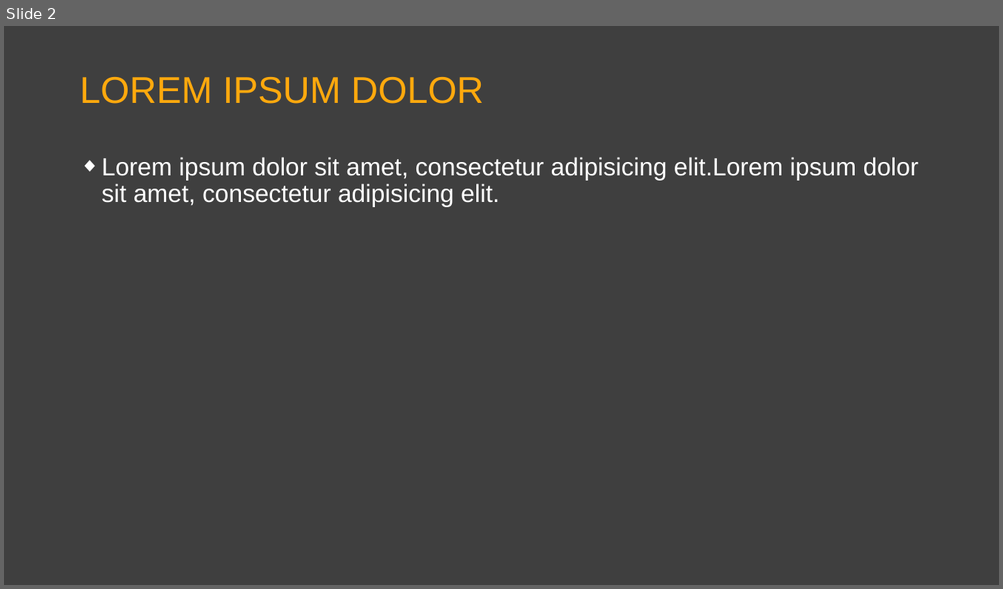
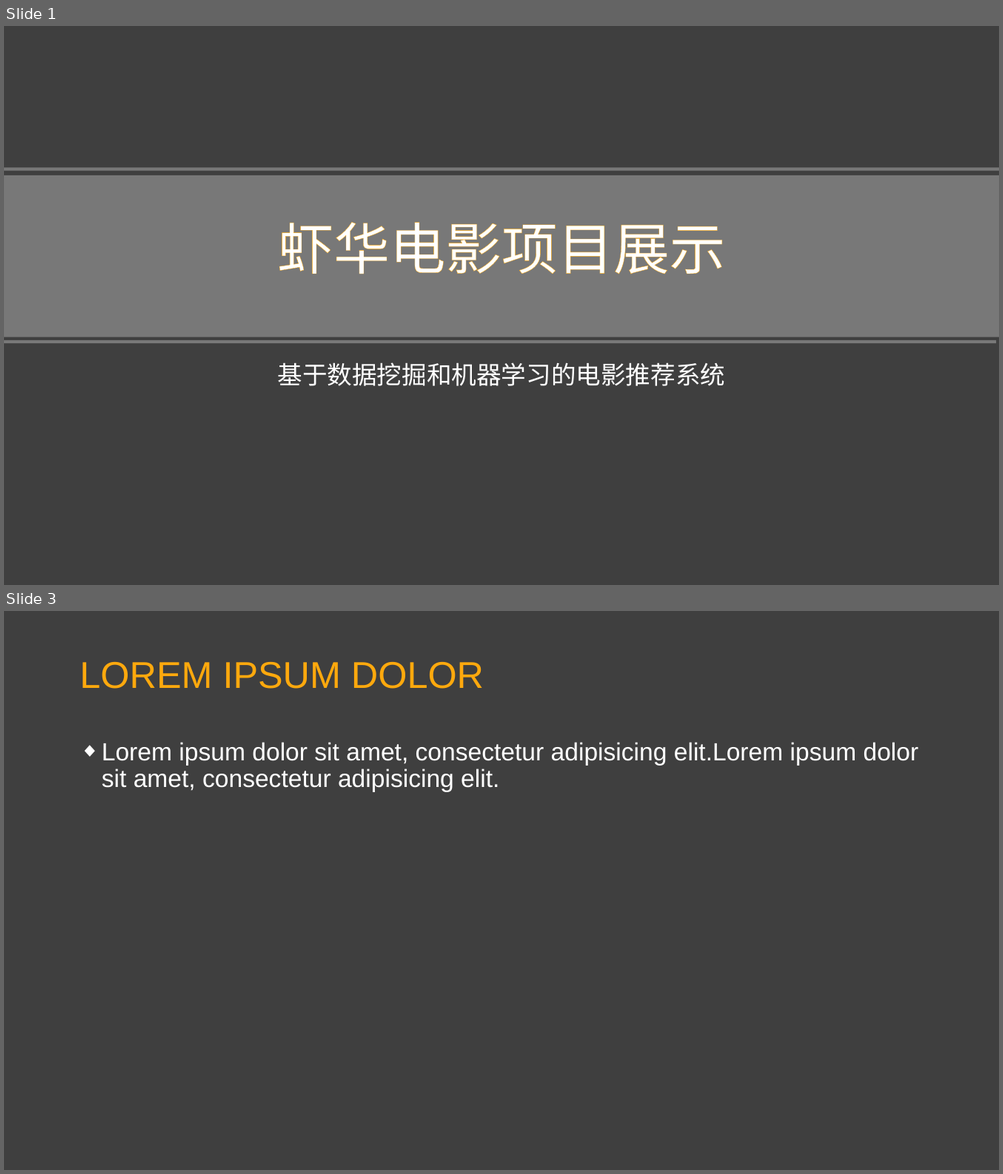
Before and after one commit to bigDataMLProject/Shrimp_hust, a slide deck: Shrimp_hust.pptx. Shown one above the other, each under a label of ours: slide 2 before the commit, slides 1 and 3 after it; the slides between them are not shown. The pictures are 1003x589 and 1003x1174 pixels, drawn with LibreOffice and Linux fonts; fonts in the diff are those of the drawing; background and template pictures are left out. Boxes give left, top, right and bottom in pixels: in the first picture for what was removed or moved away, otherwise in the second. Text is boxed around its words. In the diff, an @@ line names an element or a change of style, - is before the commit and + after.

```diff
--- a/Shrimp_hust.pptx
+++ b/Shrimp_hust.pptx
@@ slide 1 added at (4,26,999,585), background picture (left out) @@
@@ rectangle added at (4,175,999,337), fill #FFFFFF at 30% opacity @@
@@ line added from (4, 170) to (999, 170), #FFFFFF 3 pt @@
@@ title added at (278,222,726,274), 54 pt, text #FFFFFF @@
+虾华电影项目展示
@@ line added from (4, 342) to (996, 342), #FFFFFF 3 pt @@
@@ subtitle added at (278,363,726,386), 24 pt, text #FFFFFF @@
+基于数据挖掘和机器学习的电影推荐系统
@@ what was slide 2 is now slide 3 @@
```
Also in this commit, not shown: 1 other slide added, 7 slides removed, 1 other file.
